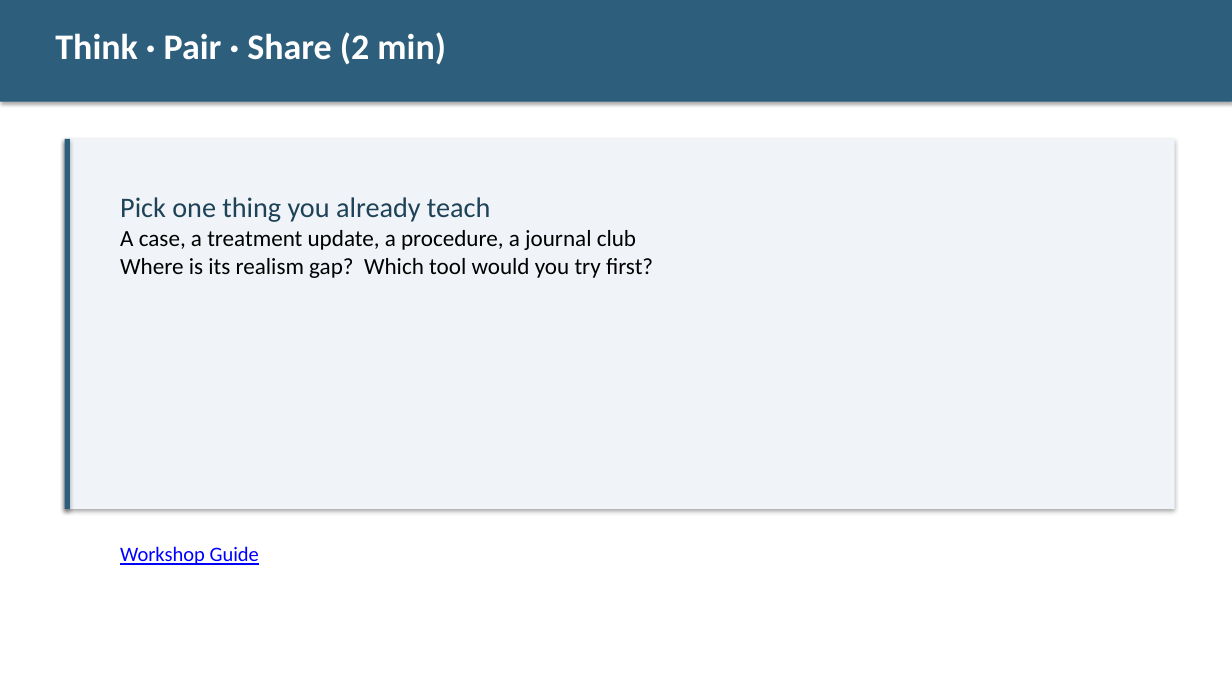
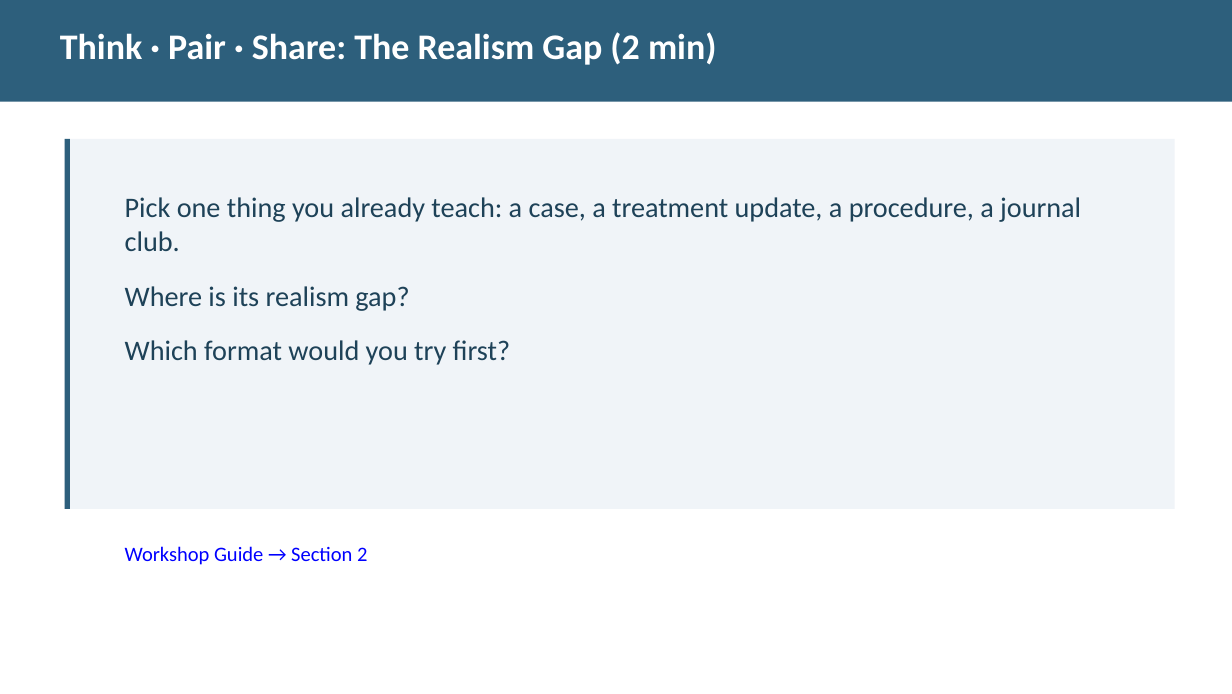
Before and after one commit to diana-brewer/digital-learning-unlocked, a slide deck: slide 7 of Digital Learning Unlocked - Slide Deck.pptx. Drawn at 1232x694 pixels with LibreOffice and Linux fonts; fonts in the diff are those of the drawing. Boxes give left, top, right and bottom in pixels: in the first picture for what was removed or moved away, otherwise in the second. Text is boxed around its words. In the diff, an @@ line names an element or a change of style, - is before the commit and + after.

```diff
--- a/Digital Learning Unlocked - Slide Deck.pptx
+++ b/Digital Learning Unlocked - Slide Deck.pptx
@@ text at [60, 32, 717, 65]: text changed @@
-Think · Pair · Share (2 min)
+Think · Pair · Share: The Realism Gap (2 min)
@@ shadow off in 3 elements at [0, 0, 1232, 102], [65, 139, 1175, 509], [65, 139, 70, 509] @@
@@ text at [125, 197, 1081, 365]: text changed; size 18 to 22 pt; text colour #000000 to #1E4258 @@
-Pick one thing you already teach
-A case, a treatment update, a procedure, a journal club
-Where is its realism gap? Which tool would you try first?
+Pick one thing you already teach: a case, a treatment update, a procedure, a journal club.
+Where is its realism gap?
+Which format would you try first?
@@ text at [125, 546, 367, 565]: text changed @@
-Workshop Guide
+Workshop Guide → Section 2
```
Also in this commit, not shown: 10 other slides changed, 1 slide removed, 2 other files.
